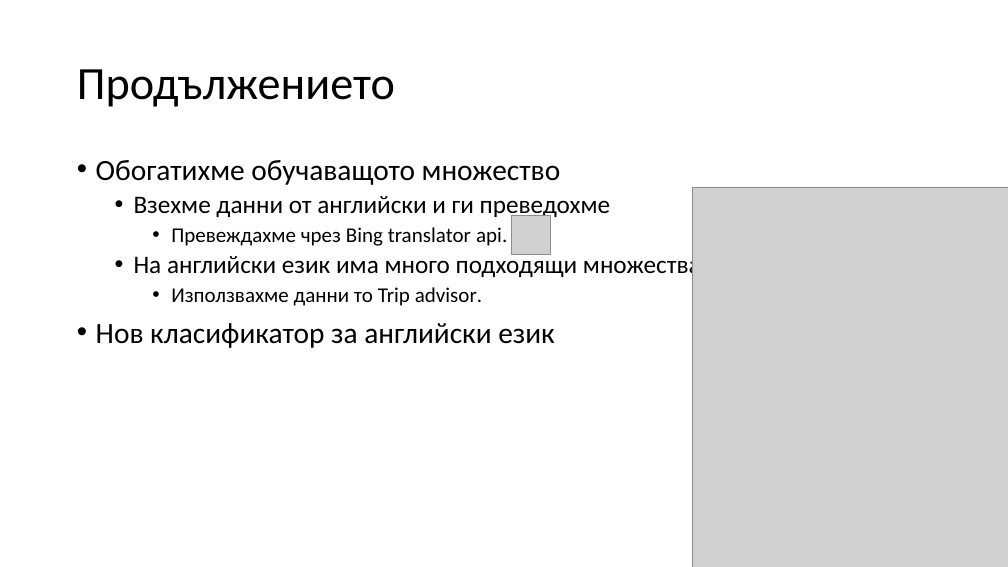
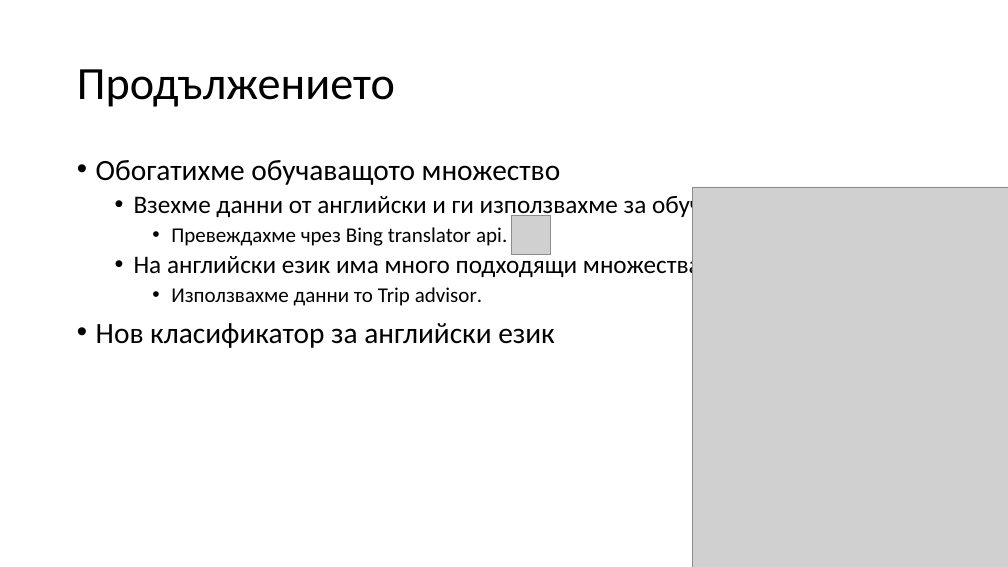
Before and after one commit to skeleta/BGMamaProject, a slide deck: slide 3 of documentation/Презентация_v2 - ОЗТ.pptx. Drawn at 1008x567 pixels with LibreOffice and Linux fonts; fonts in the diff are those of the drawing; grey boxes stand for pictures. Boxes give left, top, right and bottom in pixels: in the first picture for what was removed or moved away, otherwise in the second. Text is boxed around its words. In the diff, an @@ line names an element or a change of style, - is before the commit and + after.

```diff
--- a/documentation/Презентация_v2 - ОЗТ.pptx
+++ b/documentation/Презентация_v2 - ОЗТ.pptx
@@ text at (134, 192, 754, 219): text changed @@
-  • Взехме данни от английски и ги преведохме
+  • Взехме данни от английски и ги използвахме за обучение
```
Also in this commit, not shown: 2 other slides changed, 1 slide added.
